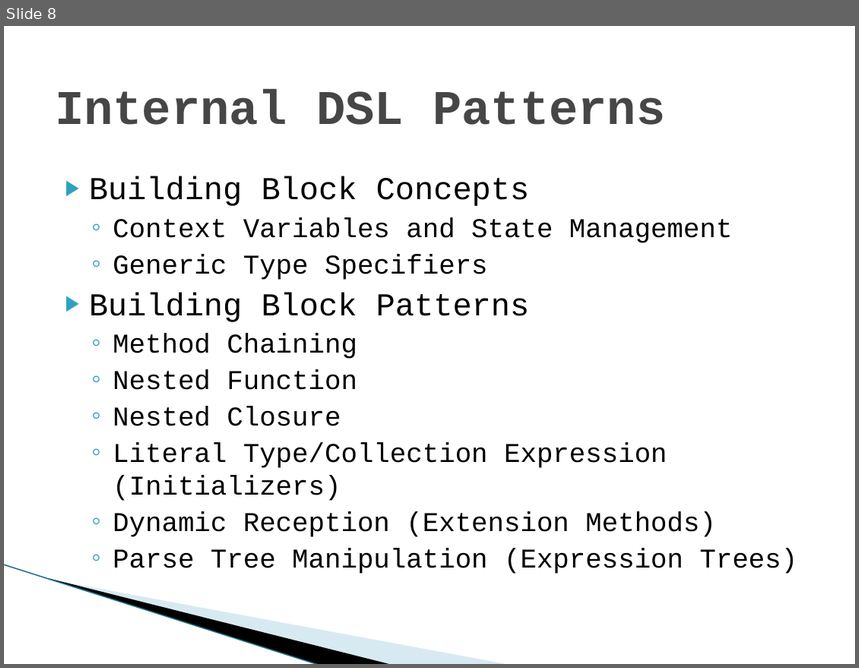
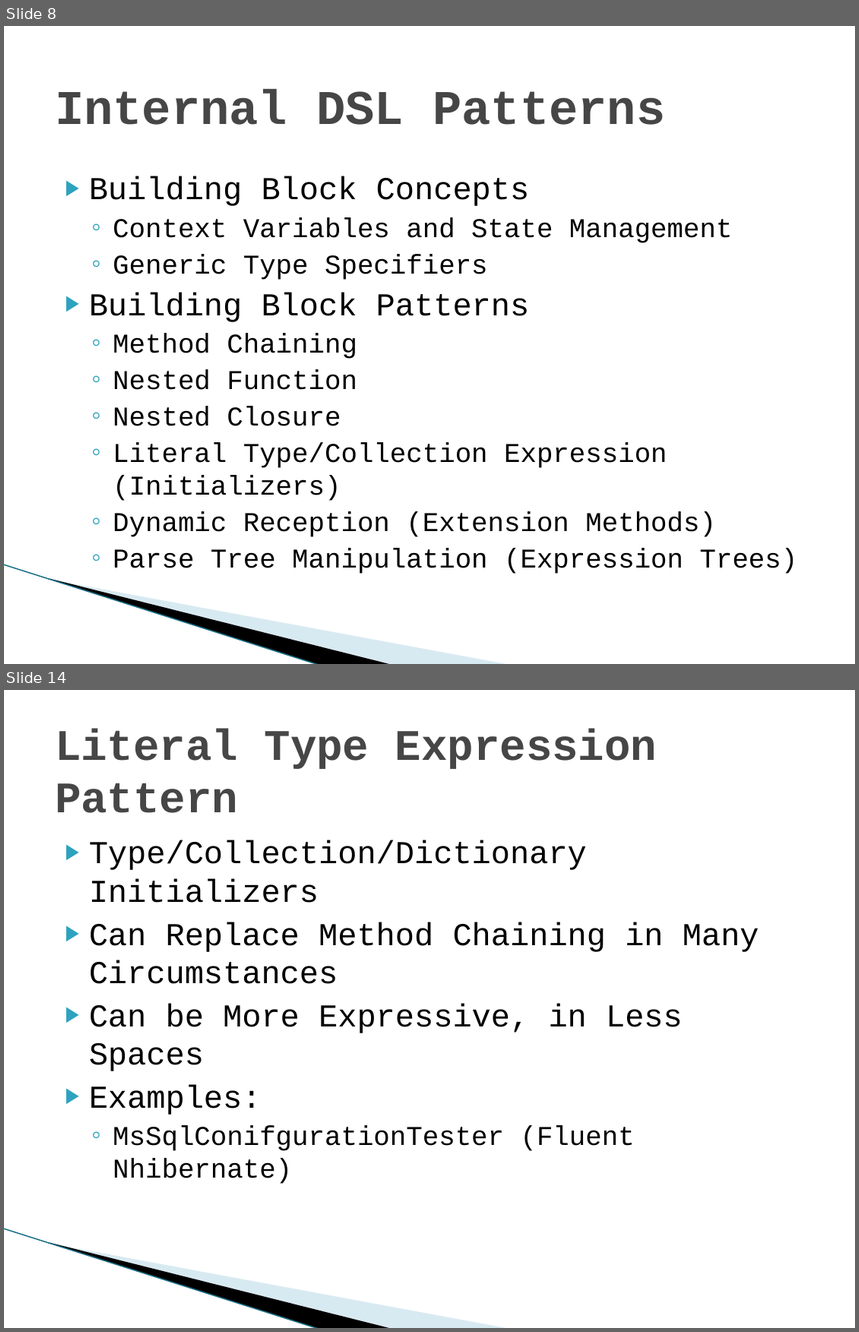
Before and after one commit to diabluchanskyi/pablo, a slide deck: presentations/chadmyers/InternalDSLs/doc/Internal Domain-specific Languages in CSharp.pptx. Shown one above the other, each under a label of ours: slide 8 before the commit, slides 8 and 14 after it; the slides between them are not shown. The pictures are 859x668 and 859x1332 pixels, drawn with LibreOffice and Linux fonts; fonts in the diff are those of the drawing; background and template pictures are left out. Boxes give left, top, right and bottom in pixels: in the first picture for what was removed or moved away, otherwise in the second. Text is boxed around its words. In the diff, an @@ line names an element or a change of style, - is before the commit and + after.

```diff
--- a/presentations/chadmyers/InternalDSLs/doc/Internal Domain-specific Languages in CSharp.pptx
+++ b/presentations/chadmyers/InternalDSLs/doc/Internal Domain-specific Languages in CSharp.pptx
@@ slide 14 added at (4, 690, 855, 1328), background #FFFFFF; not listed: 3 template elements that a slide beside it also shows @@
@@ title added at (55, 728, 657, 813), 36.9 pt, text #464646, bold @@
+Literal Type Expression Pattern
@@ text added at (89, 840, 759, 1184), 27 pt, text #000000 @@
+▶ Type/Collection/Dictionary Initializers
+▶ Can Replace Method Chaining in Many Circumstances
+▶ Can be More Expressive, in Less Spaces
+▶ Examples:
+  ◦ MsSqlConifgurationTester (Fluent Nhibernate)
```
Also in this commit, not shown: 2 slides changed, 11 other slides added, 11 other files.
